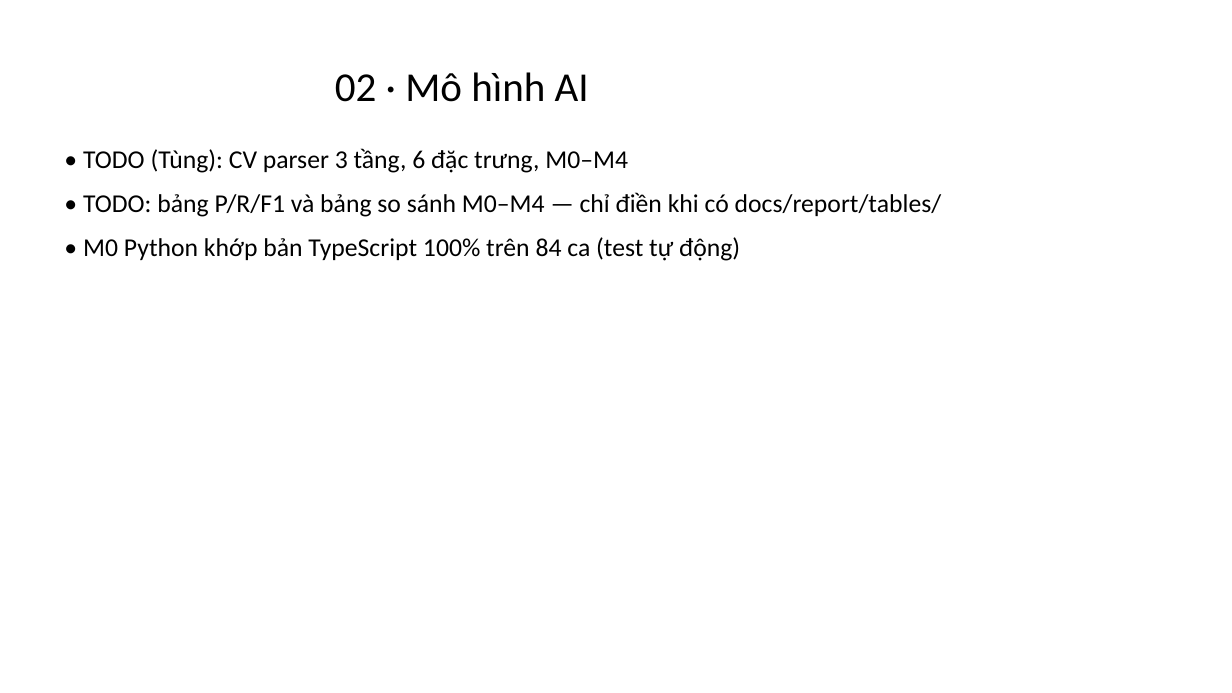
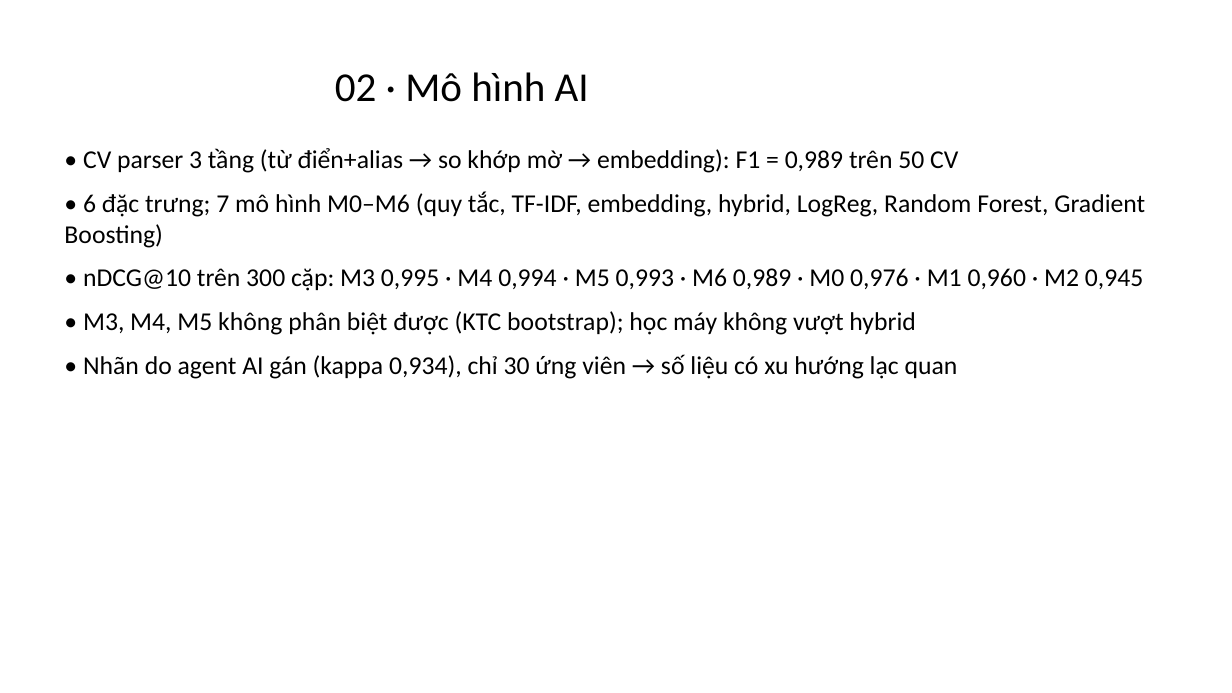
Before and after one commit to tbill111/TimKiemViecLam, a slide deck: slide 7 of docs/report/Slide_TH3.pptx. Drawn at 1232x693 pixels with LibreOffice and Linux fonts; fonts in the diff are those of the drawing. Boxes give left, top, right and bottom in pixels: in the first picture for what was removed or moved away, otherwise in the second. Text is boxed around its words. In the diff, an @@ line names an element or a change of style, - is before the commit and + after.

Commit message:
fix: cho phép M5/M6 trong match_results (migration 0007); dashboard Superset nhúng hiển thị được (role Public, khung iframe); sửa trang Phân tích CV–JD; hoàn thiện báo cáo, test case, ảnh giao diện và slide theo kết quả chạy thật

```diff
--- a/docs/report/Slide_TH3.pptx
+++ b/docs/report/Slide_TH3.pptx
@@ text at [64, 148, 1145, 379]: text changed @@
-• TODO (Tùng): CV parser 3 tầng, 6 đặc trưng, M0–M4
-• TODO: bảng P/R/F1 và bảng so sánh M0–M4 — chỉ điền khi có docs/report/tables/
-• M0 Python khớp bản TypeScript 100% trên 84 ca (test tự động)
+• CV parser 3 tầng (từ điển+alias → so khớp mờ → embedding): F1 = 0,989 trên 50 CV
+• 6 đặc trưng; 7 mô hình M0–M6 (quy tắc, TF-IDF, embedding, hybrid, LogReg, Random Forest, Gradient Boosting)
+• nDCG@10 trên 300 cặp: M3 0,995 · M4 0,994 · M5 0,993 · M6 0,989 · M0 0,976 · M1 0,960 · M2 0,945
+• M3, M4, M5 không phân biệt được (KTC bootstrap); học máy không vượt hybrid
+• Nhãn do agent AI gán (kappa 0,934), chỉ 30 ứng viên → số liệu có xu hướng lạc quan
```
Also in this commit, not shown: 5 other slides changed, 29 other files.
